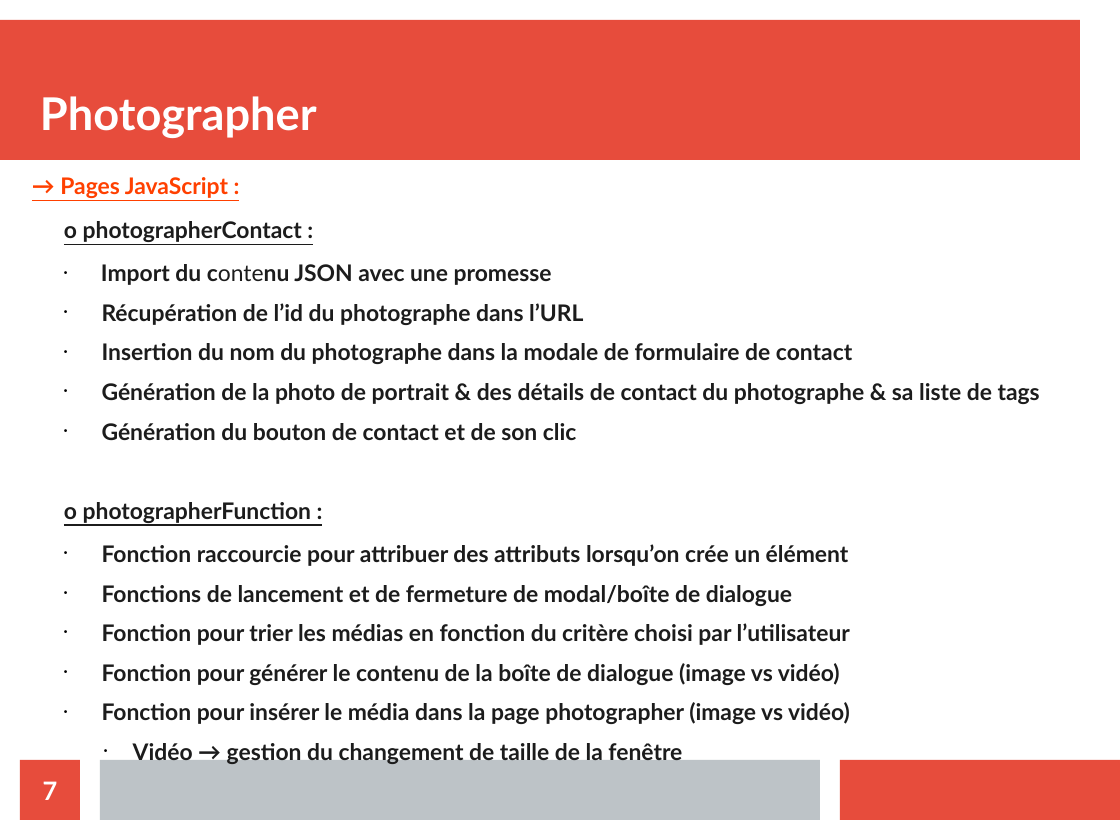
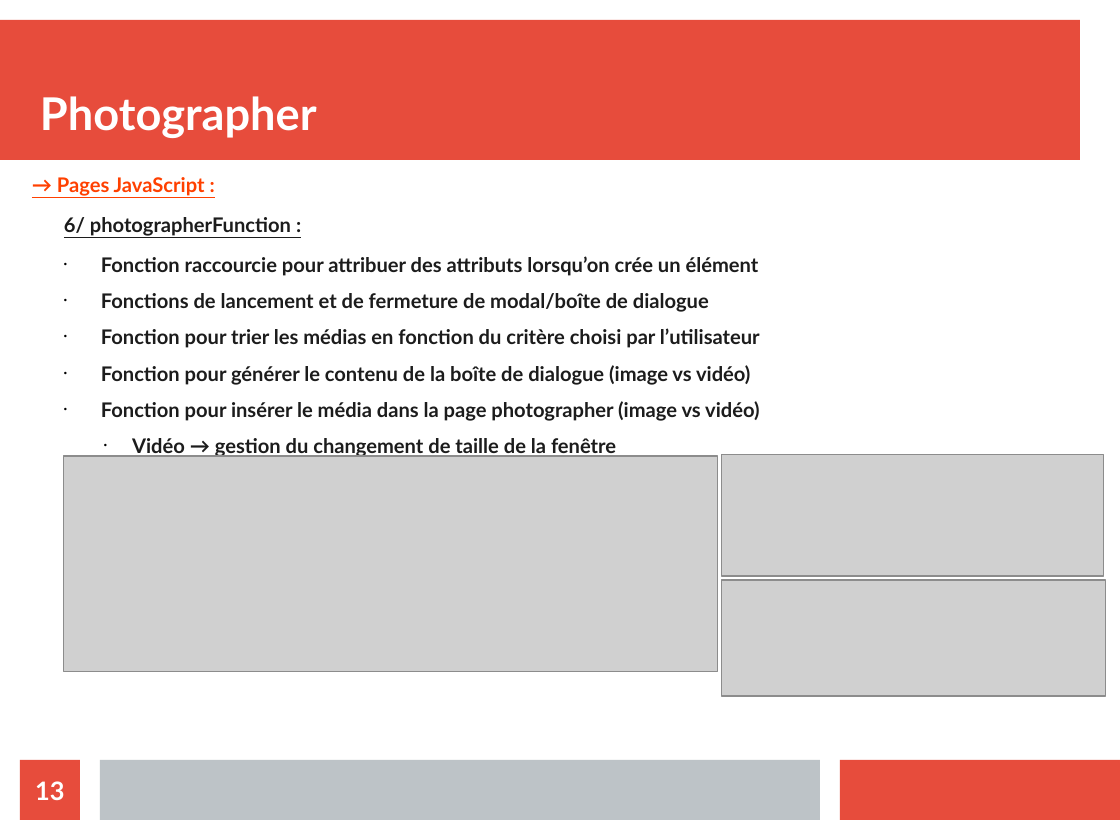
Before and after one commit to xgascon/P6_Fisheye, a slide deck: slide 13 of Présentation P6_XavierGascon.odp (slide 7 before the commit). Drawn at 1120x840 pixels with LibreOffice and Linux fonts; fonts in the diff are those of the drawing; grey boxes stand for pictures. Boxes give left, top, right and bottom in pixels: in the first picture for what was removed or moved away, otherwise in the second. Text is boxed around its words. In the diff, an @@ line names an element or a change of style, - is before the commit and + after.

```diff
--- a/Présentation P6_XavierGascon.odp
+++ b/Présentation P6_XavierGascon.odp
@@ text at <box>57,177,760,458</box>: size 16.2 to 14.3 pt @@
@@ text at <box>64,217,291,236</box>: text changed; size 16.2 to 14.3 pt @@
-  o photographerContact :
-    • Import du contenu JSON avec une promesse
-    • Récupération de l’id du photographe dans l’URL
-    • Insertion du nom du photographe dans la modale de formulaire de contact
-    • Génération de la photo de portrait & des détails de contact du photographe & sa liste de tags
-    • Génération du bouton de contact et de son clic
-  o photographerFunction :
+  6/ photographerFunction :
@@ picture added at <box>64,456,718,673</box> @@
@@ picture added at <box>722,455,1105,576</box> @@
@@ picture added at <box>722,580,1106,696</box> @@
@@ page number at <box>35,781,64,800</box>: text changed @@
-7
+13
```
Also in this commit, not shown: 4 other slides changed, 6 slides added, 3 slides removed, 6 other files.
